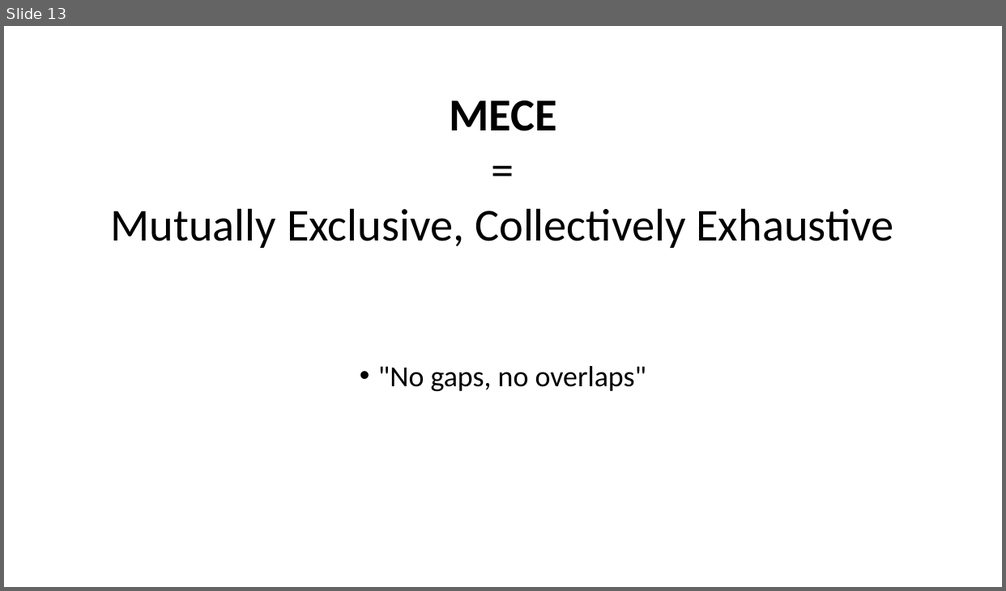
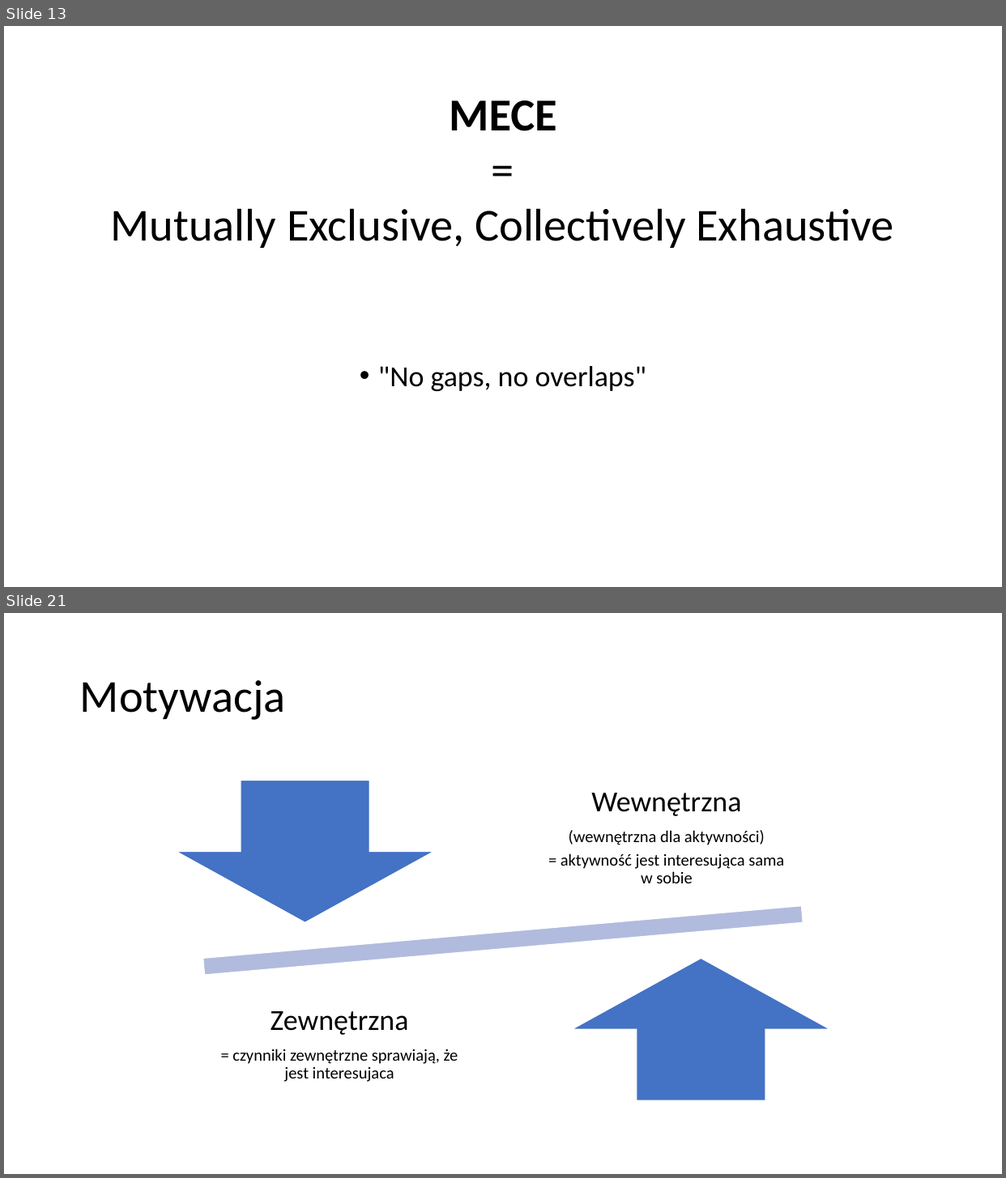
Before and after one commit to Jblew/mece-motivation-workshops, a slide deck: prezentacja-v1.pptx. Shown one above the other, each under a label of ours: slide 13 before the commit, slides 13 and 21 after it; the slides between them are not shown. The pictures are 1006x591 and 1006x1178 pixels, drawn with LibreOffice and Linux fonts; fonts in the diff are those of the drawing. Boxes give left, top, right and bottom in pixels: in the first picture for what was removed or moved away, otherwise in the second. Text is boxed around its words. In the diff, an @@ line names an element or a change of style, - is before the commit and + after.

```diff
--- a/prezentacja-v1.pptx
+++ b/prezentacja-v1.pptx
@@ slide 21 added at [4, 613, 1002, 1174], background #FFFFFF @@
@@ title added at [80, 680, 286, 720], 44 pt, text #000000 @@
+Motywacja
@@ group added at [93, 780, 914, 1101]: 2 texts, 1 math minus, 1 down arrow, 1 up arrow @@
+Wewnętrzna
+(wewnętrzna dla aktywności)
+= aktywność jest interesująca sama w sobie
+Zewnętrzna
+= czynniki zewnętrzne sprawiają, że jest interesujaca
```
Also in this commit, not shown: 1 slide changed, 32 other slides added, 3 other files.
